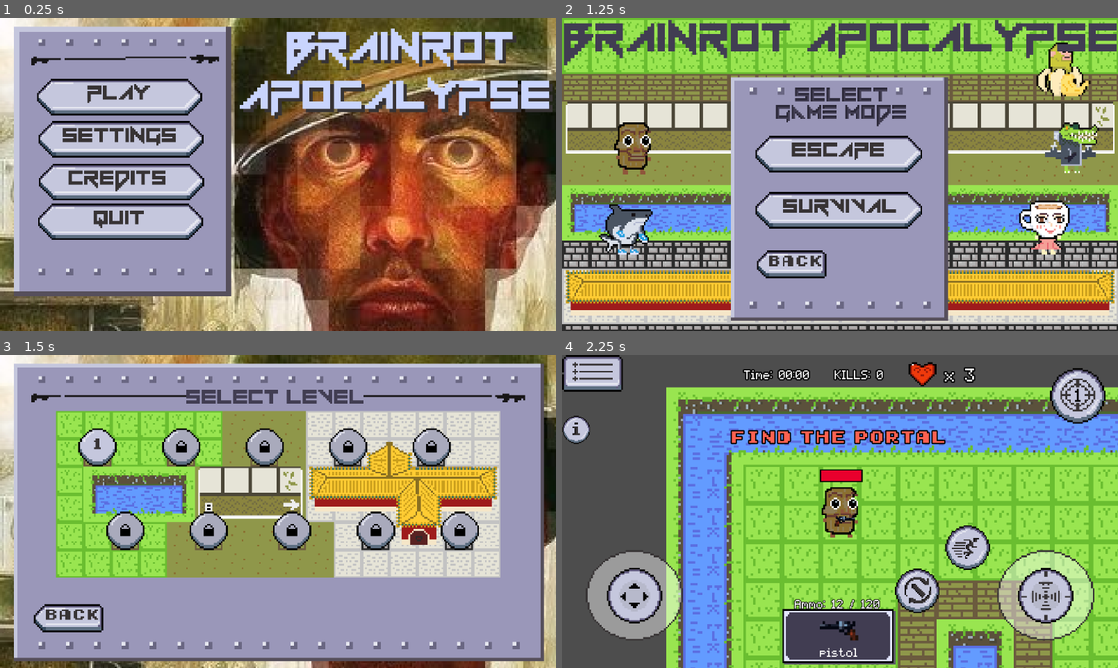
Above: before the commit, frames 1-4 (two rows, left to right).
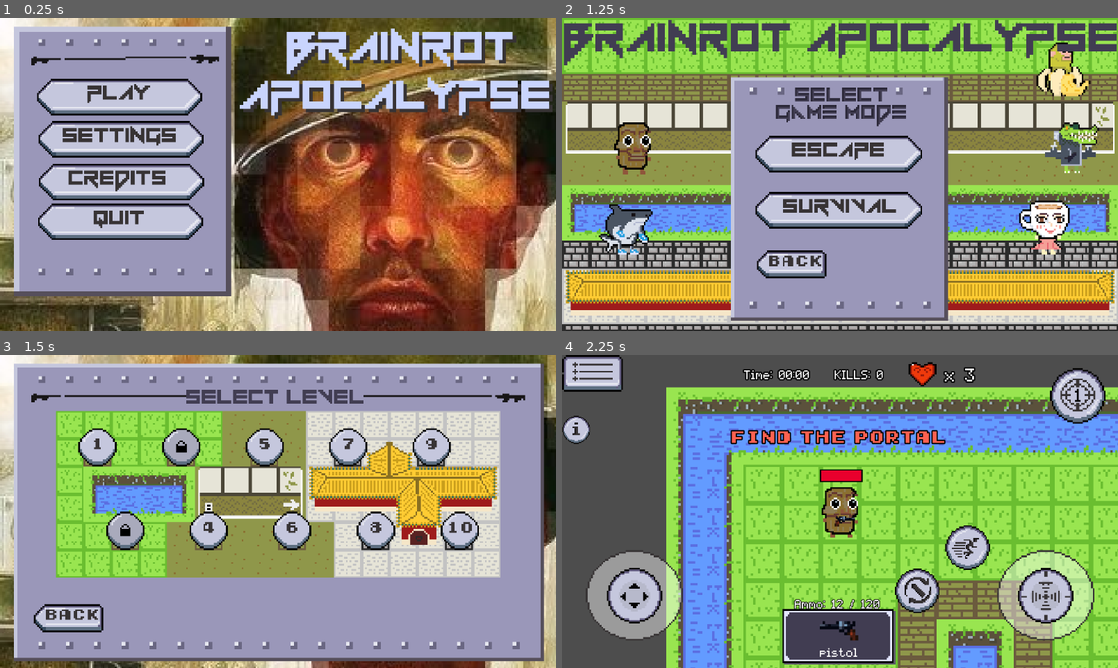
Above: after the commit, the same moments.

Repository: adrian-magsino/Brainrot-Game
Game: Godot game, scene res://main_scene.tscn
Same seed, same stepped clock (60 frames per second), same inputs: the game is played once before the commit and once after it. Sound files missing from this copy of the repository are replaced by a short silence.
Inputs (mouse positions are in pixels of both pictures, inside the frame that each line leads up to):
- Up to frame 1 (0.25 s): no input
- Up to frame 2 (1.25 s): click (684, 96) at 0.5 s
- Up to frame 3 (1.5 s): click (278, 492) at 1.25 s
- Up to frame 4 (2.25 s): click (662, 448) at 2 s

Frames 1-2 are identical in both runs. In frame 3, 3.1% of the frame differs, in the area x 34-86%, y 24-61%; in frame 4, nothing differs.

Commit message:
fixed json file paths

Diff:
--- a/Scripts/UI/GAME_PROGRESS.gd
+++ b/Scripts/UI/GAME_PROGRESS.gd
@@ -3,24 +3,24 @@
 var level_completed = {
 	"lvl1": false,
 	"lvl2": false,
-	"lvl3": false,
-	"lvl4": false,
-	"lvl5": false,
-	"lvl6": false,
-	"lvl7": false,
-	"lvl8": false,
-	"lvl9": false,
-	"lvl10": false
+	"lvl3": true,
+	"lvl4": true,
+	"lvl5": true,
+	"lvl6": true,
+	"lvl7": true,
+	"lvl8": true,
+	"lvl9": true,
+	"lvl10": true
 }
 
 func save_progress():
-	var file = FileAccess.open("res://User data/game_progress.json", FileAccess.WRITE)
+	var file = FileAccess.open("user://game_progress.json", FileAccess.WRITE)
 	file.store_string(JSON.stringify(level_completed))
 	file.close()
 
 func load_progress():
-	if FileAccess.file_exists("res://User data/game_progress.json"):
-		var file = FileAccess.open("res://User data/game_progress.json", FileAccess.READ)
+	if FileAccess.file_exists("user://game_progress.json"):
+		var file = FileAccess.open("user://game_progress.json", FileAccess.READ)
 		var loaded_data = JSON.parse_string(file.get_as_text())
 		if typeof(loaded_data) == TYPE_DICTIONARY:
 			level_completed = loaded_data
--- a/User data/game_progress.json
+++ b/User data/game_progress.json
@@ -1 +1 @@
-{"lvl1":false,"lvl10":false,"lvl2":false,"lvl3":false,"lvl4":false,"lvl5":false,"lvl6":false,"lvl7":false,"lvl8":false,"lvl9":false}
+{"lvl1":true,"lvl10":false,"lvl2":false,"lvl3":false,"lvl4":false,"lvl5":false,"lvl6":false,"lvl7":false,"lvl8":false,"lvl9":false}
--- a/project.godot
+++ b/project.godot
@@ -124,7 +124,6 @@
 [input_devices]
 
 pointing/emulate_touch_from_mouse=true
-pointing/emulate_mouse_from_touch=false
 
 [layer_names]
 
@@ -139,3 +138,4 @@
 textures/canvas_textures/default_texture_filter=0
 renderer/rendering_method="gl_compatibility"
 renderer/rendering_method.mobile="gl_compatibility"
+textures/vram_compression/import_etc2_astc=true
Not shown, added: GunGame.apk.idsig
